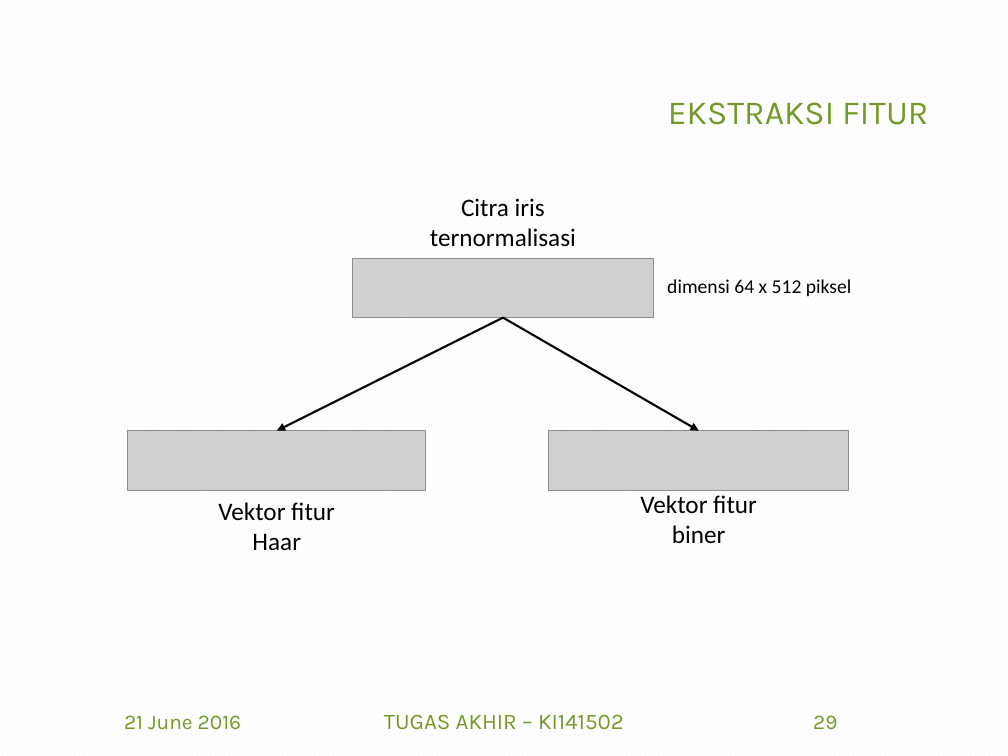
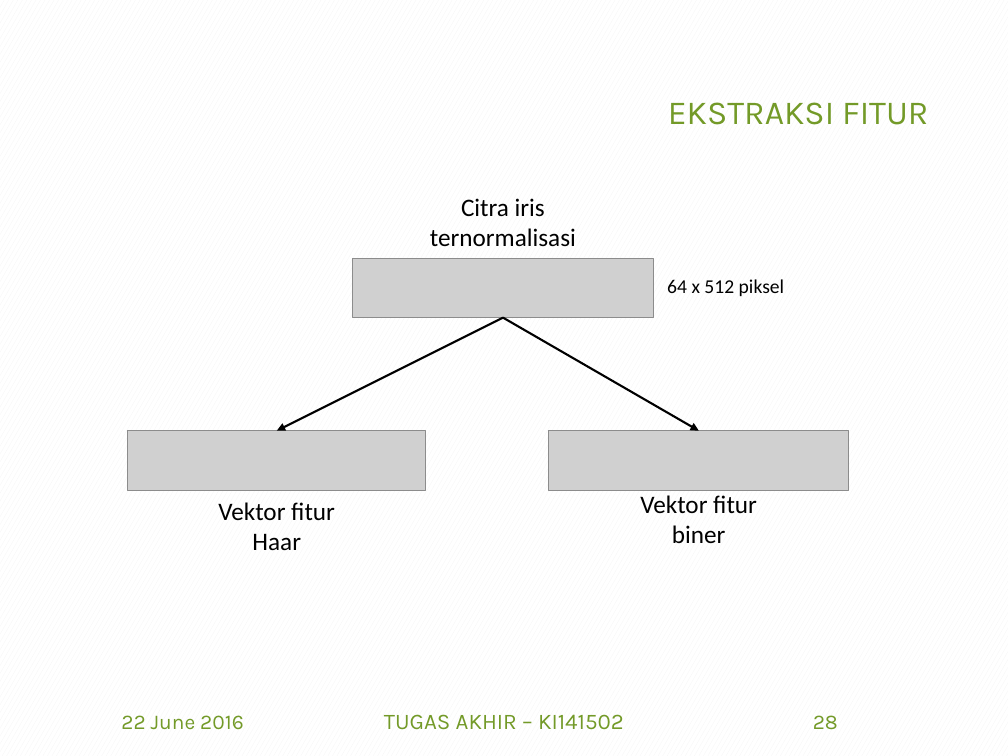
Before and after one commit to afdhalbasith/TA, a slide deck: slide 28 of SiapSidang/5112100153_Afdhal B.pptx (slide 29 before the commit). Drawn at 1008x756 pixels with LibreOffice and Linux fonts; fonts in the diff are those of the drawing; grey boxes stand for pictures; background and template pictures are left out. Boxes give left, top, right and bottom in pixels: in the first picture for what was removed or moved away, otherwise in the second. Text is boxed around its words. In the diff, an @@ line names an element or a change of style, - is before the commit and + after.

```diff
--- a/SiapSidang/5112100153_Afdhal B.pptx
+++ b/SiapSidang/5112100153_Afdhal B.pptx
@@ text at [667,279,785,296]: text changed @@
-dimensi 64 x 512 piksel
+64 x 512 piksel
@@ text at [121,715,244,730]: text changed @@
-21 June 2016
+22 June 2016
```
Also in this commit, not shown: 86 other slides changed.
